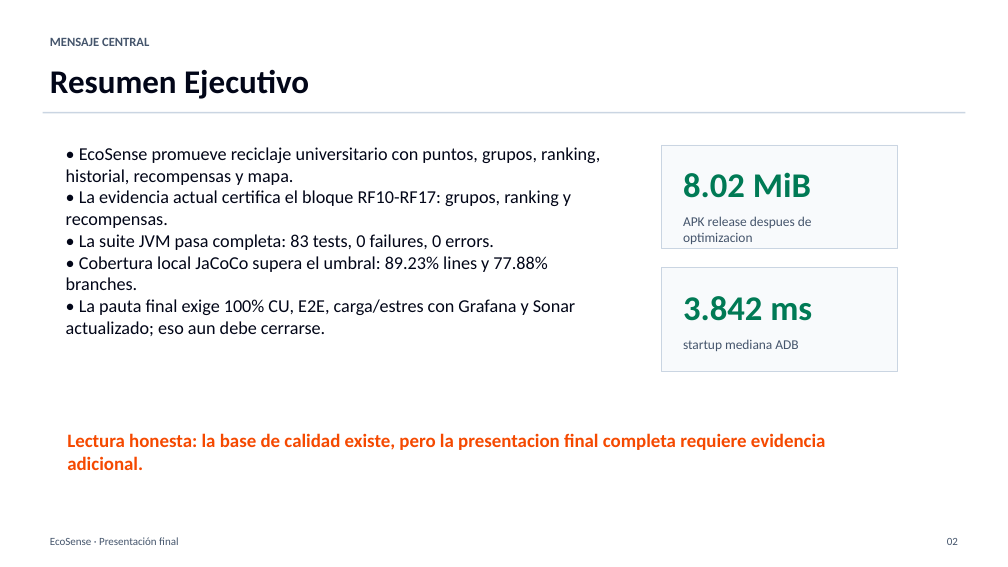
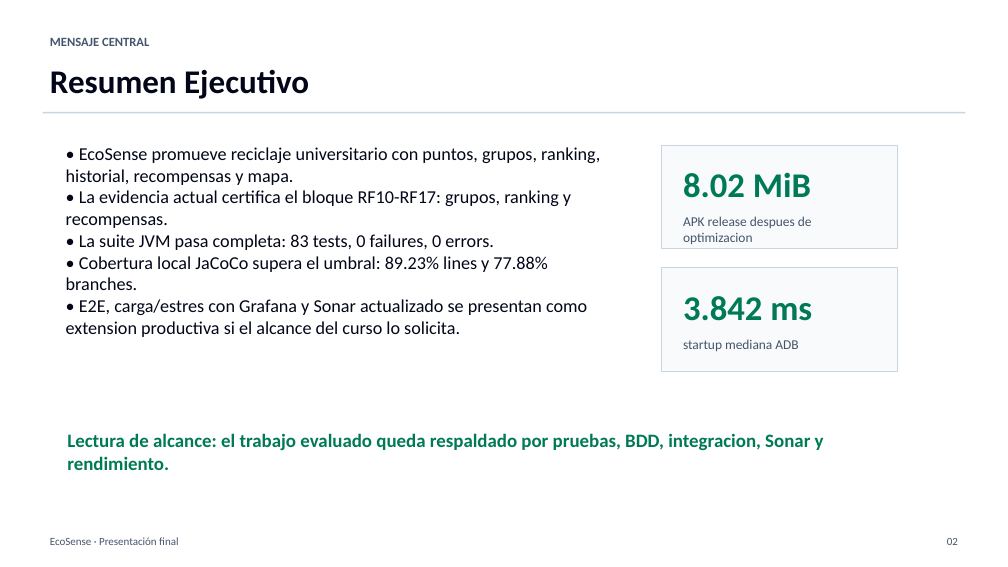
Before and after one commit to Billyflin/UfroSustentableApp, a slide deck: slide 2 of docs/presentacion-final-ecosense.pptx. Drawn at 1008x567 pixels with LibreOffice and Linux fonts; fonts in the diff are those of the drawing. Boxes give left, top, right and bottom in pixels: in the first picture for what was removed or moved away, otherwise in the second. Text is boxed around its words. In the diff, an @@ line names an element or a change of style, - is before the commit and + after.

```diff
--- a/docs/presentacion-final-ecosense.pptx
+++ b/docs/presentacion-final-ecosense.pptx
@@ text at (x1=66, y1=299, x2=587, y2=337): text changed @@
-• La pauta final exige 100% CU, E2E, carga/estres con Grafana y Sonar actualizado; eso aun debe cerrarse.
+• E2E, carga/estres con Grafana y Sonar actualizado se presentan como extension productiva si el alcance del curso lo solicita.
@@ text at (x1=67, y1=433, x2=824, y2=470): text changed; text colour #F54900 to #007A55 @@
-Lectura honesta: la base de calidad existe, pero la presentacion final completa requiere evidencia adicional.
+Lectura de alcance: el trabajo evaluado queda respaldado por pruebas, BDD, integracion, Sonar y rendimiento.
```
Also in this commit, not shown: 9 other slides changed, 1 other file.
